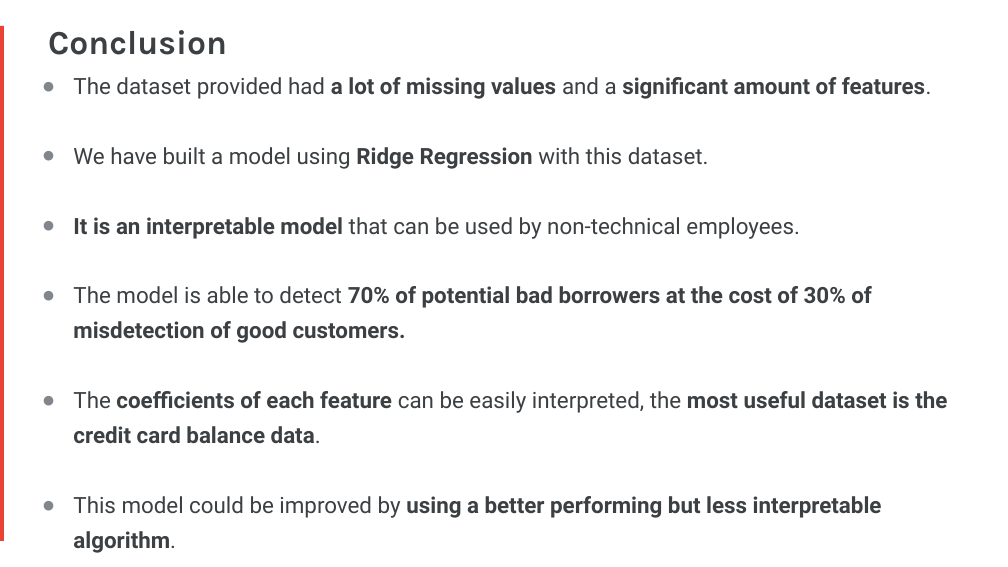
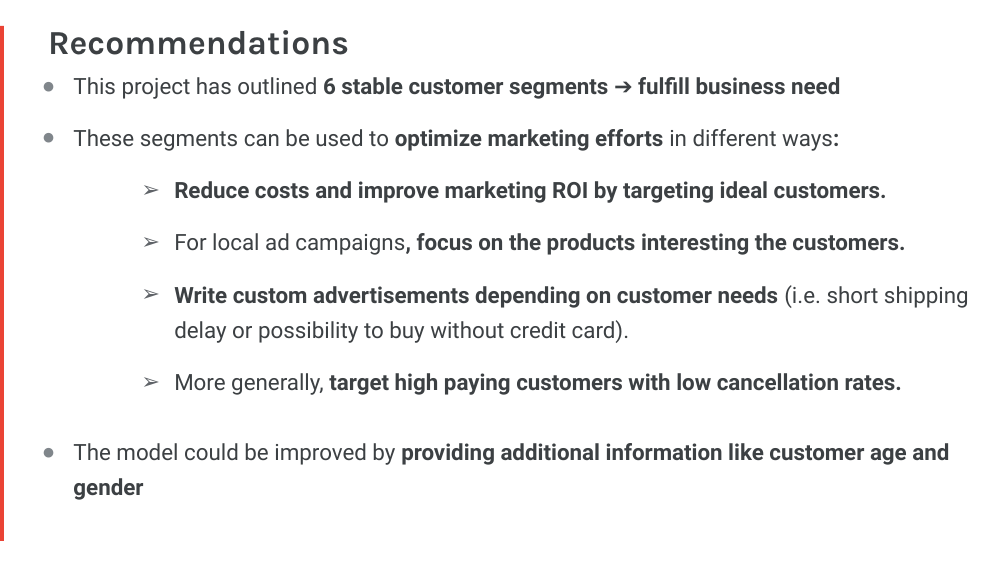
Before and after one commit to Faskill/E-Commerce-Customer-Segmentation, a slide deck: slide 18 of P5_02_Presentation.pptx. Drawn at 1008x567 pixels with LibreOffice and Linux fonts; fonts in the diff are those of the drawing. Boxes give left, top, right and bottom in pixels: in the first picture for what was removed or moved away, otherwise in the second. Text is boxed around its words. In the diff, an @@ line names an element or a change of style, - is before the commit and + after.

```diff
--- a/P5_02_Presentation.pptx
+++ b/P5_02_Presentation.pptx
@@ title at <box>48,30,349,55</box>: text changed @@
-Conclusion
+Recommendations
@@ text at <box>73,77,969,500</box>: text changed @@
-● The dataset provided had a lot of missing values and a significant amount of features.
-● We have built a model using Ridge Regression with this dataset.
-● It is an interpretable model that can be used by non-technical employees.
-● The model is able to detect 70% of potential bad borrowers at the cost of 30% of misdetection of good customers.
-● The coefficients of each feature can be easily interpreted, the most useful dataset is the credit card balance data.
-● This model could be improved by using a better performing but less interpretable algorithm.
+● This project has outlined 6 stable customer segments ➔ fulfill business need
+● These segments can be used to optimize marketing efforts in different ways:
+    ➢ Reduce costs and improve marketing ROI by targeting ideal customers.
+    ➢ For local ad campaigns, focus on the products interesting the customers.
+    ➢ Write custom advertisements depending on customer needs (i.e. short shipping delay or possibility to buy without credit card).
+    ➢ More generally, target high paying customers with low cancellation rates.
+● The model could be improved by providing additional information like customer age and gender
```
Also in this commit, not shown: 3 other slides changed, 2 slides added, 2 slides removed, 1 other file.
